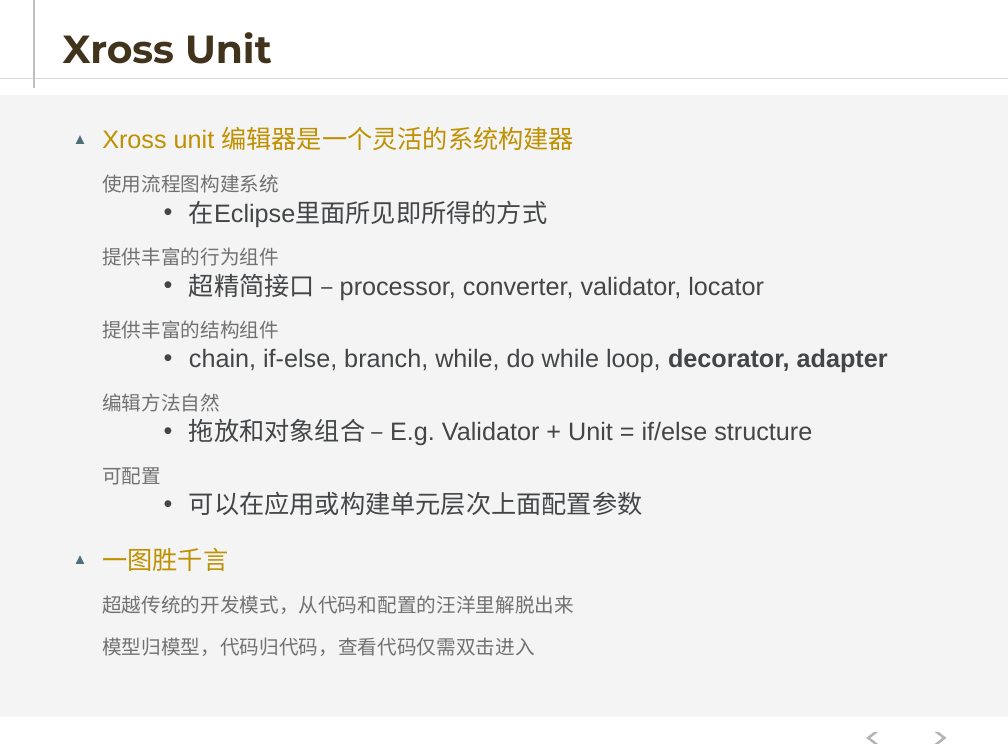
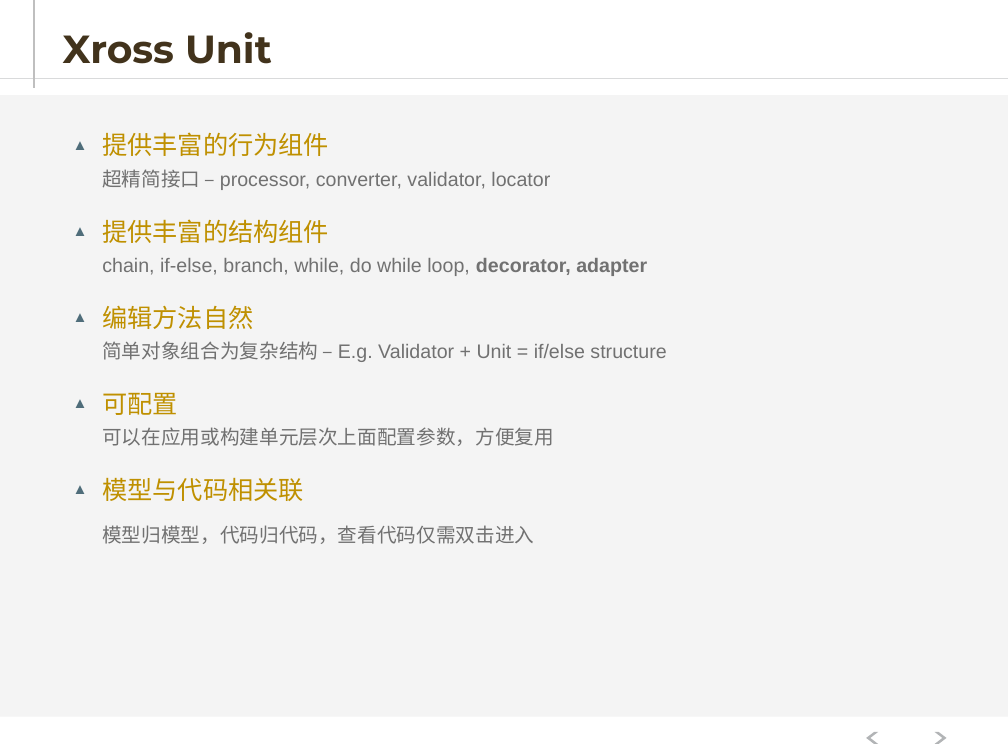
Before and after one commit to hejiehui/xross-tools-installer, a slide deck: slide 18 of doc/X-Series - 中文.pptx (slide 15 before the commit). Drawn at 1008x756 pixels with LibreOffice and Linux fonts; fonts in the diff are those of the drawing. Boxes give left, top, right and bottom in pixels: in the first picture for what was removed or moved away, otherwise in the second. Text is boxed around its words. In the diff, an @@ line names an element or a change of style, - is before the commit and + after.

```diff
--- a/doc/X-Series - 中文.pptx
+++ b/doc/X-Series - 中文.pptx
@@ text at box(102, 126, 574, 228): paragraphs removed @@
-▲ Xross unit 编辑器是一个灵活的系统构建器
-    使用流程图构建系统
-    • 在Eclipse里面所见即所得的方式
@@ text at box(102, 132, 647, 415): size 14 to 18 pt, text colour #717171 to #BF9000 in "提供丰富的行为组件", "提供丰富的结构组件", "编辑方法自然", "可配置"; size 18 to 14 pt, text colour #434547 to #717171 in "超精简接口 – processor, converter, validator, locator", "chain, if-else, branch, while, do while loop, ..."; bullet   to ▲; list level 2 to 1 in "提供丰富的行为组件"; bullet colour #8F6C00 to #4F6D7A; alignment left to justified; bullet • to  ; list level 3 to 2 in "超精简接口 – processor, converter, validator, ..."; list level 2 to 1 in "提供丰富的结构组件"; list level 3 to 2 in "chain, if-else, branch, while, do ..."; list level 2 to 1 in "编辑方法自然"; list level 2 to 1 in "可配置" @@
@@ text at box(102, 341, 666, 362): text changed; size 18 to 14 pt; text colour #434547 to #717171 @@
-    • 拖放和对象组合 – E.g. Validator + Unit = if/else structure
+    简单对象组合为复杂结构 – E.g. Validator + Unit = if/else structure
@@ text at box(102, 427, 554, 501): text changed @@
-    • 可以在应用或构建单元层次上面配置参数
-▲ 一图胜千言
-    超越传统的开发模式，从代码和配置的汪洋里解脱出来
+    可以在应用或构建单元层次上面配置参数，方便复用
+▲ 模型与代码相关联
```
Also in this commit, not shown: 27 other slides changed, 11 slides added, 9 slides removed, 1 other file.
